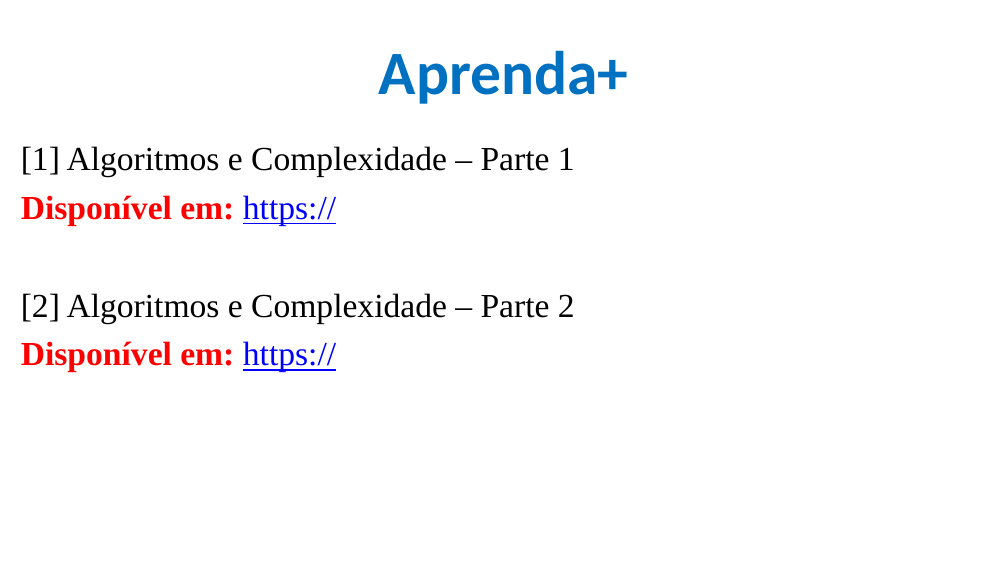
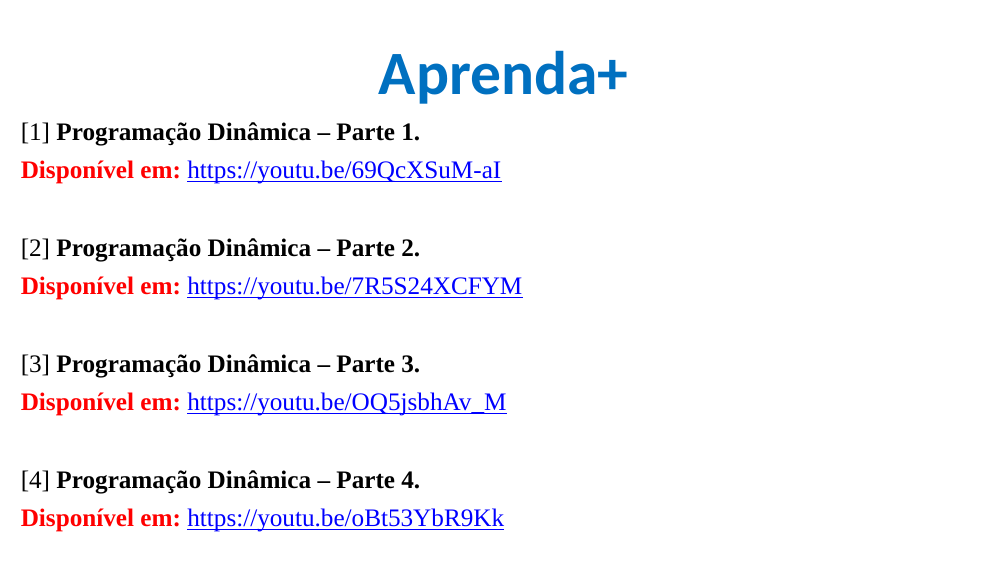
Before and after one commit to CloudEducationBrazil/WydenAlgoritmosEComplexidade, a slide deck: slide 14 of 01 Classes/Aula 09 - Algoritmos e Complexidade - Programação Dinâmica.pptx (slide 5 before the commit). Drawn at 1008x567 pixels with LibreOffice and Linux fonts; fonts in the diff are those of the drawing; background and template pictures are left out. Boxes give left, top, right and bottom in pixels: in the first picture for what was removed or moved away, otherwise in the second. Text is boxed around its words. In the diff, an @@ line names an element or a change of style, - is before the commit and + after.

Commit message:
Alg e Compl - Programação Dinamica 11102025

```diff
--- a/01 Classes/Aula 09 - Algoritmos e Complexidade - Programação Dinâmica.pptx
+++ b/01 Classes/Aula 09 - Algoritmos e Complexidade - Programação Dinâmica.pptx
@@ text at (x1=21, y1=122, x2=522, y2=532): text changed; size 24 to 18 pt; bold on @@
-[1] Algoritmos e Complexidade – Parte 1
-Disponível em: https://
-[2] Algoritmos e Complexidade – Parte 2
-Disponível em: https://
+[1] Programação Dinâmica – Parte 1.
+Disponível em: https://youtu.be/69QcXSuM-aI
+[2] Programação Dinâmica – Parte 2.
+Disponível em: https://youtu.be/7R5S24XCFYM
+[3] Programação Dinâmica – Parte 3.
+Disponível em: https://youtu.be/OQ5jsbhAv_M
+[4] Programação Dinâmica – Parte 4.
+Disponível em: https://youtu.be/oBt53YbR9Kk
```
Also in this commit, not shown: 4 other slides changed, 11 slides added.
